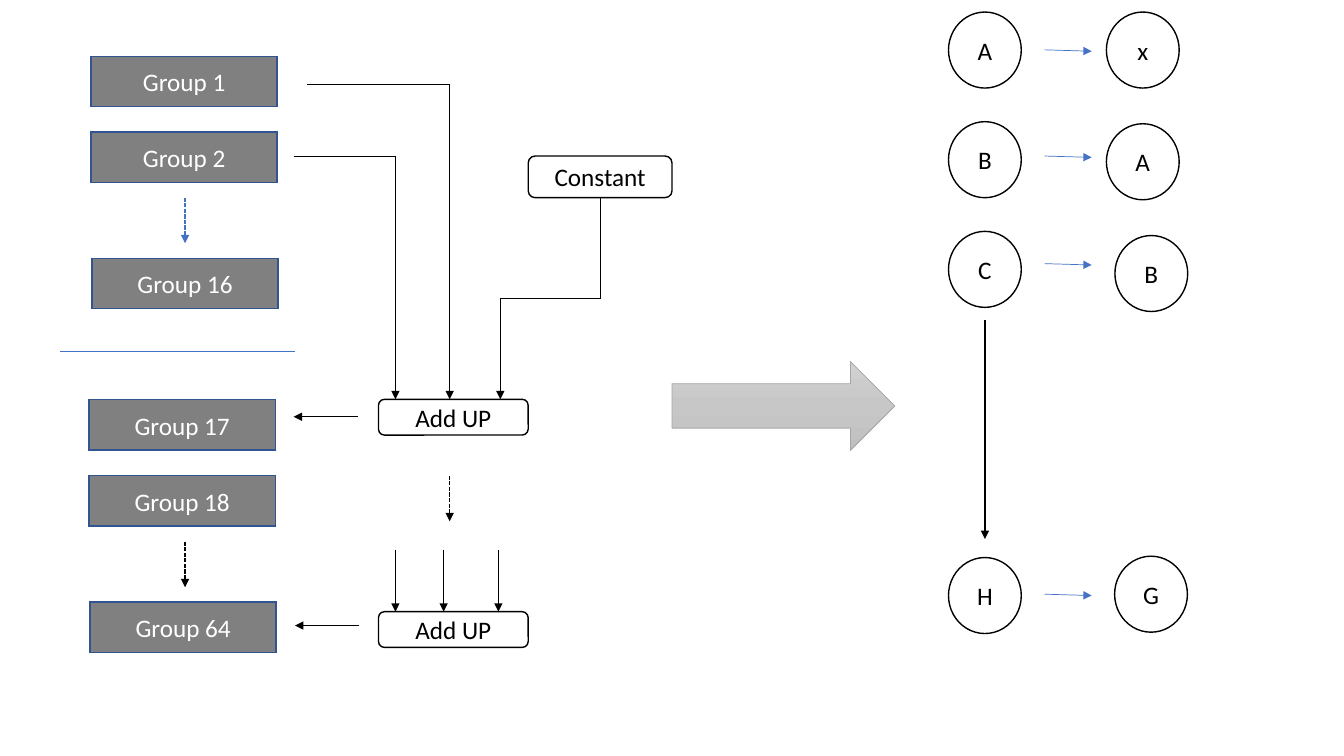
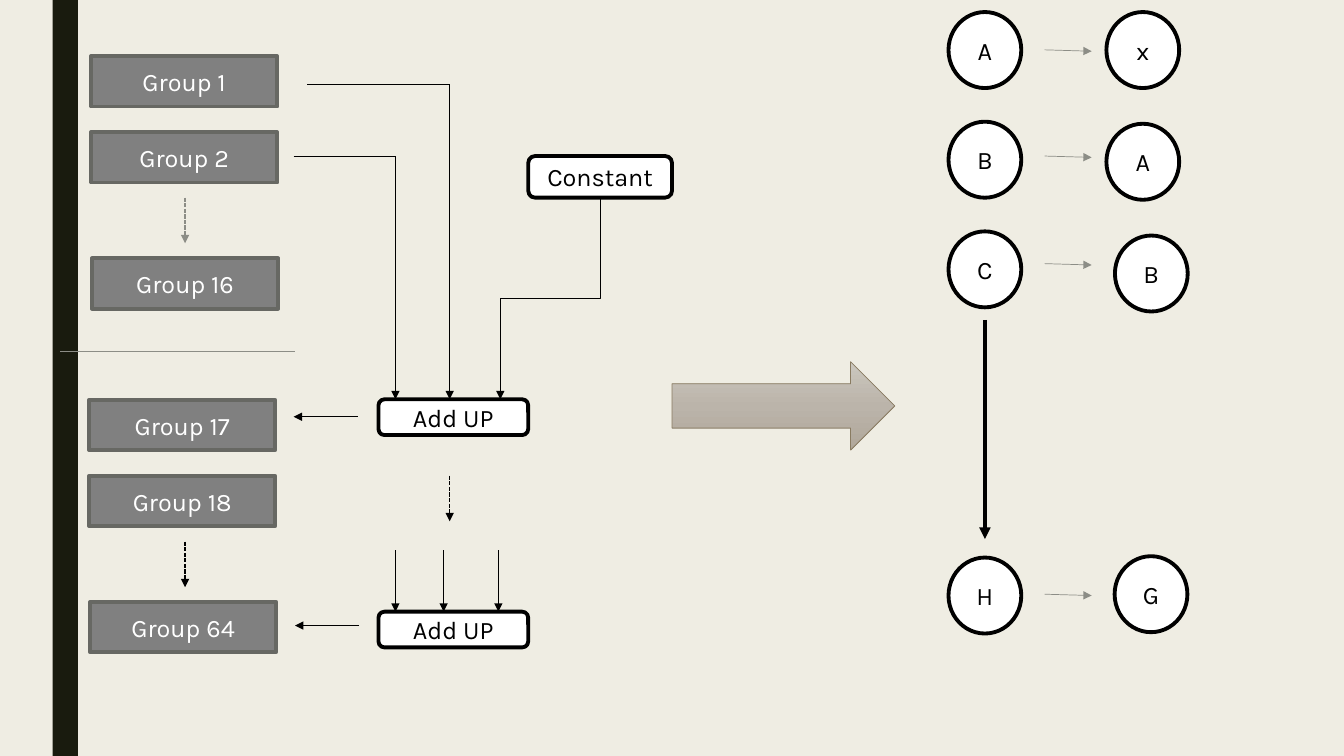
Before and after one commit to SmellingSalt/Seminar-2018, a slide deck: slide 13 of Bitcoin.pptx (slide 2 before the commit). Drawn at 1344x756 pixels with LibreOffice and Linux fonts; fonts in the diff are those of the drawing. Boxes give left, top, right and bottom in pixels: in the first picture for what was removed or moved away, otherwise in the second. Text is boxed around its words. In the diff, an @@ line names an element or a change of style, - is before the commit and + after.

```diff
--- a/Bitcoin.pptx
+++ b/Bitcoin.pptx
@@ background #FFFFFF to #EFEDE3 @@
@@ rectangle added at <box>52,0,78,756</box>, fill #191B0E @@
@@ arrow (1045, 49) - (1092, 51): stroke #4472C4 0.5 pt to #8C8D86 0.5 pt @@
@@ font Calibri to Karla; outline #000000 1 pt to #000000 2.75 pt in 11 elements at <box>528,156,673,198</box>, <box>378,399,528,435</box>, <box>378,612,528,647</box>, <box>949,12,1021,88</box>, <box>949,122,1021,198</box>, <box>949,232,1021,308</box>, <box>949,558,1021,633</box>, <box>1107,12,1180,88</box>, <box>1115,236,1188,312</box>, <box>1115,557,1188,632</box>, <box>1107,124,1180,200</box> @@
@@ arrow (1045, 156) - (1092, 157): stroke #4472C4 0.5 pt to #8C8D86 0.5 pt @@
@@ arrow (186, 198) - (186, 243): stroke #4472C4 1 pt dashed to #8C8D86 1 pt dashed @@
@@ arrow (1045, 264) - (1092, 265): stroke #4472C4 0.5 pt to #8C8D86 0.5 pt @@
@@ arrow (985, 320) - (985, 539): stroke #000000 1 pt to #000000 2.75 pt @@
@@ line (60, 351) - (295, 351): stroke #4472C4 0.5 pt to #8C8D86 0.5 pt @@
@@ right arrow at <box>673,362,895,451</box>: fill gradient #D2D2D2 to #C8C8C8 to #C0C0C0 to gradient #CBC7BF to #BBB5AB to #B0A89A; outline #A5A5A5 0.5 pt to #897B61 0.5 pt @@
@@ arrow (1045, 594) - (1092, 596): stroke #4472C4 0.5 pt to #8C8D86 0.5 pt @@
@@ font Calibri to Karla; outline #325491 1 pt to #686863 2.75 pt in 6 elements at <box>91,56,277,107</box>, <box>91,132,277,182</box>, <box>92,258,278,309</box>, <box>89,400,275,451</box>, <box>89,476,275,526</box>, <box>90,602,276,652</box> @@
```
Also in this commit, not shown: 3 other slides changed, 11 slides added, 3 other files.
